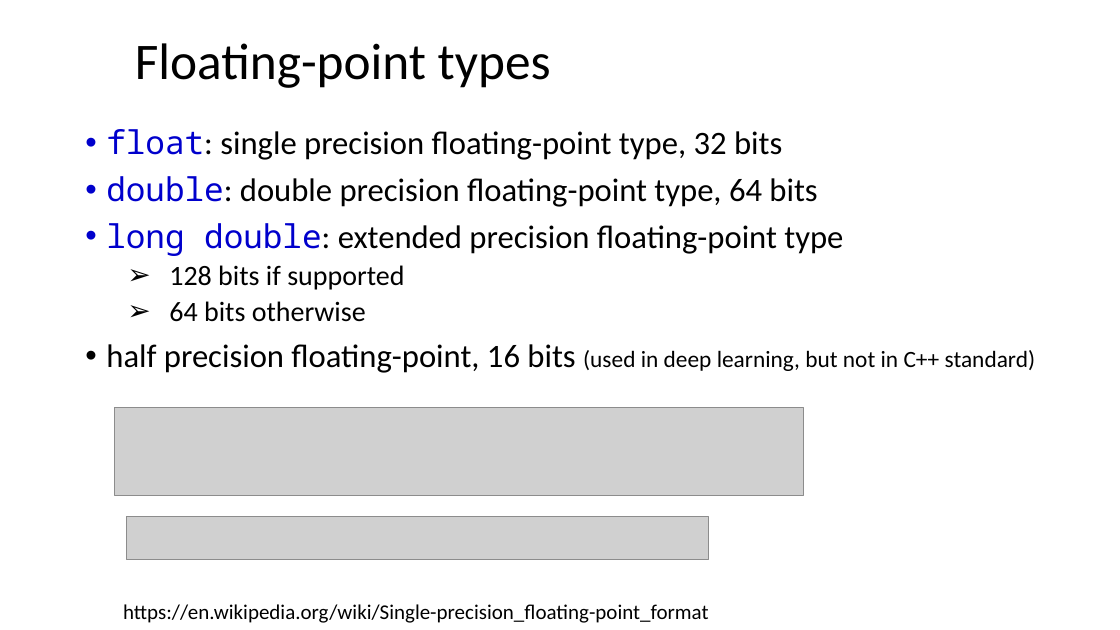
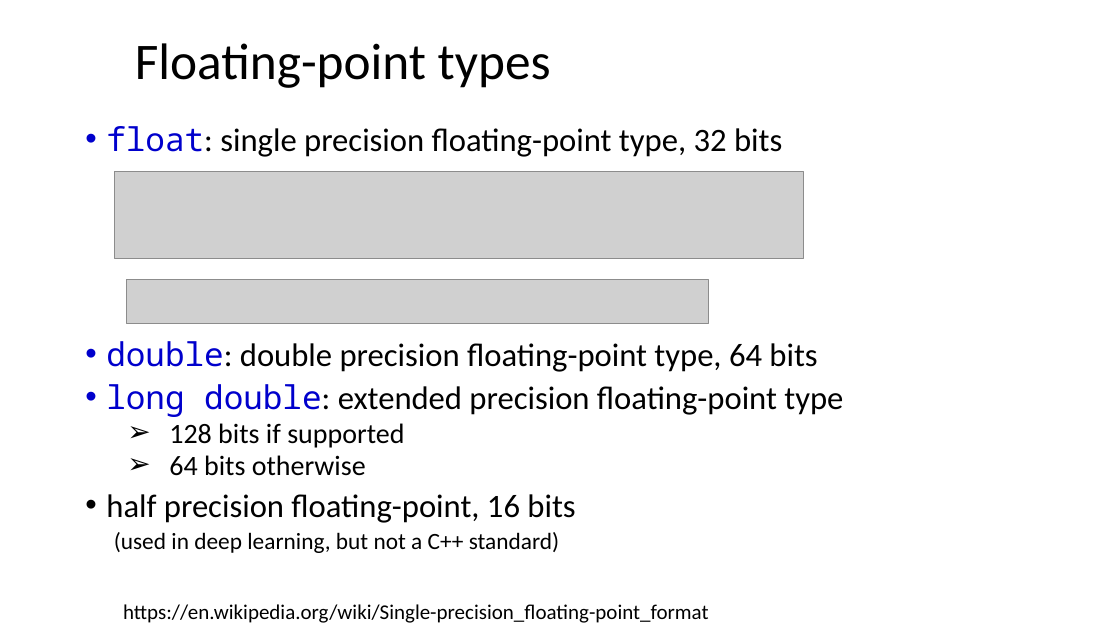
Before and after one commit to dayekuaipao/CPPLearning, a slide deck: slide 22 of week02/Lecture02.pptx (slide 20 before the commit). Drawn at 1120x630 pixels with LibreOffice and Linux fonts; fonts in the diff are those of the drawing; grey boxes stand for pictures; background and template pictures are left out. Boxes give left, top, right and bottom in pixels: in the first picture for what was removed or moved away, otherwise in the second. Text is boxed around its words. In the diff, an @@ line names an element or a change of style, - is before the commit and + after.

```diff
--- a/week02/Lecture02.pptx
+++ b/week02/Lecture02.pptx
@@ text at [106,126,843,476]: line spacing 0.9 to 0.8 @@
@@ picture: place and size @@
-picture at [115,408,803,495]
+picture at [115,171,803,259]
@@ picture: place and size @@
-picture at [127,517,709,560]
+picture at [127,280,709,323]
@@ text at [106,494,575,553]: text changed @@
-• half precision floating-point, 16 bits (used in deep learning, but not in C++ standard)
+• half precision floating-point, 16 bits
+  (used in deep learning, but not a C++ standard)
```
Also in this commit, not shown: 14 other slides changed, 2 slides added, 2 other files.
